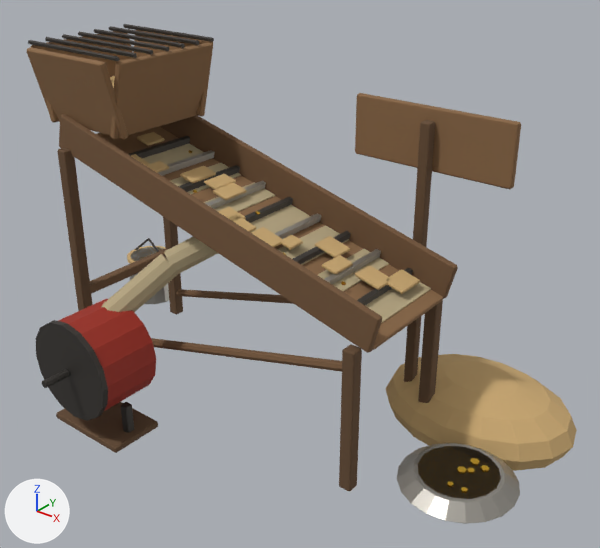
One commit to the glTF model public/models/Sifter.glb: the scene before it, then after it.
The view is the same before and after, from a camera (50 mm lens) standing at (2.78, -2.99, 2.69) and looking at (0.31, 0.09, 0.78). Arrows for +X, +Y and +Z are at lower left; the lights stay in place. The first picture is the older version. Vertices at exactly the same position are counted once.

Objects in the first picture: 'Sifter.001'.
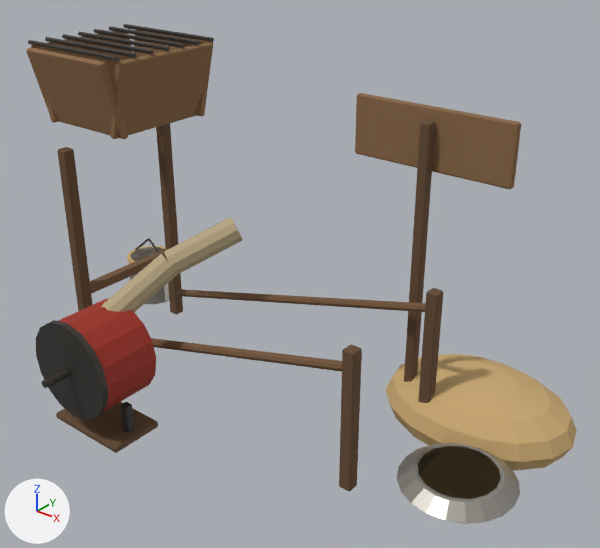
Boxes [x1, y1, x2, y2] around the edits, measured in the pictures (600 x 548 px):
part 1 of me_sifter, deleted
    before: [59, 76, 490, 493]

The change in detail:
me_sifter is used by ob_sifter_001; location (0.0, 0.0, 0.0).
me_sifter had 2580 vertices, 4784 faces and spanned x -1.48..1.7, y -1.09..1.02, z -0.22..1.87.
me_sifter now has 1744 vertices, 3292 faces and spans x -1.48..1.7, y -1.09..1.02, z -0.22..1.87.
me_sifter part 1: 45 loose pieces with 836 vertices, spanning x -1.1..1.48, y -0.35..0.35, z 0.07..1.62, are deleted.
me_sifter no longer uses material mat_cgl_s_gold (yellow #e8b83a).
